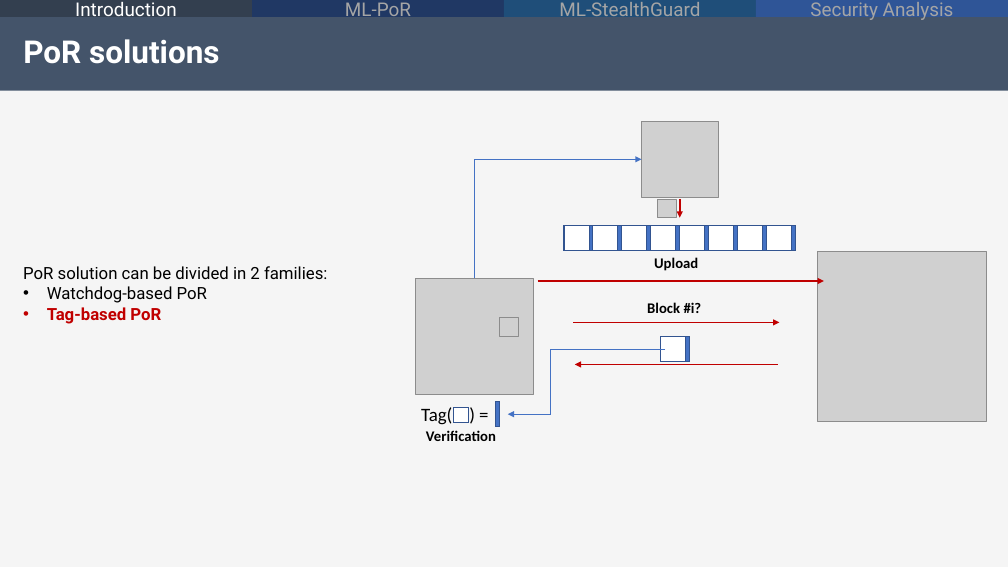
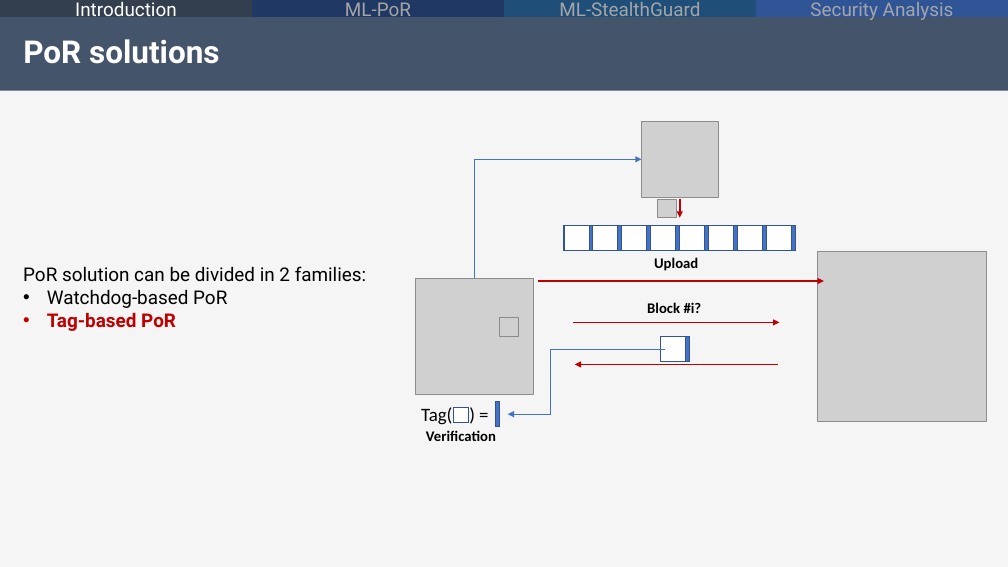
Before and after one commit to alecolu95/BigSec_ML-PoR, a slide deck: slide 7 of BigSec_presentation.pptx. Drawn at 1008x567 pixels with LibreOffice and Linux fonts; fonts in the diff are those of the drawing; grey boxes stand for pictures; background and template pictures are left out. Boxes give left, top, right and bottom in pixels: in the first picture for what was removed or moved away, otherwise in the second. Text is boxed around its words. In the diff, an @@ line names an element or a change of style, - is before the commit and + after.

Commit message:
updated PPT

```diff
--- a/BigSec_presentation.pptx
+++ b/BigSec_presentation.pptx
@@ text "PoR solution can be divided ..." at box(23, 266, 366, 331): size 16 to 18 pt @@
```
Also in this commit, not shown: 20 other slides changed, 1 slide removed, 1 other file.
